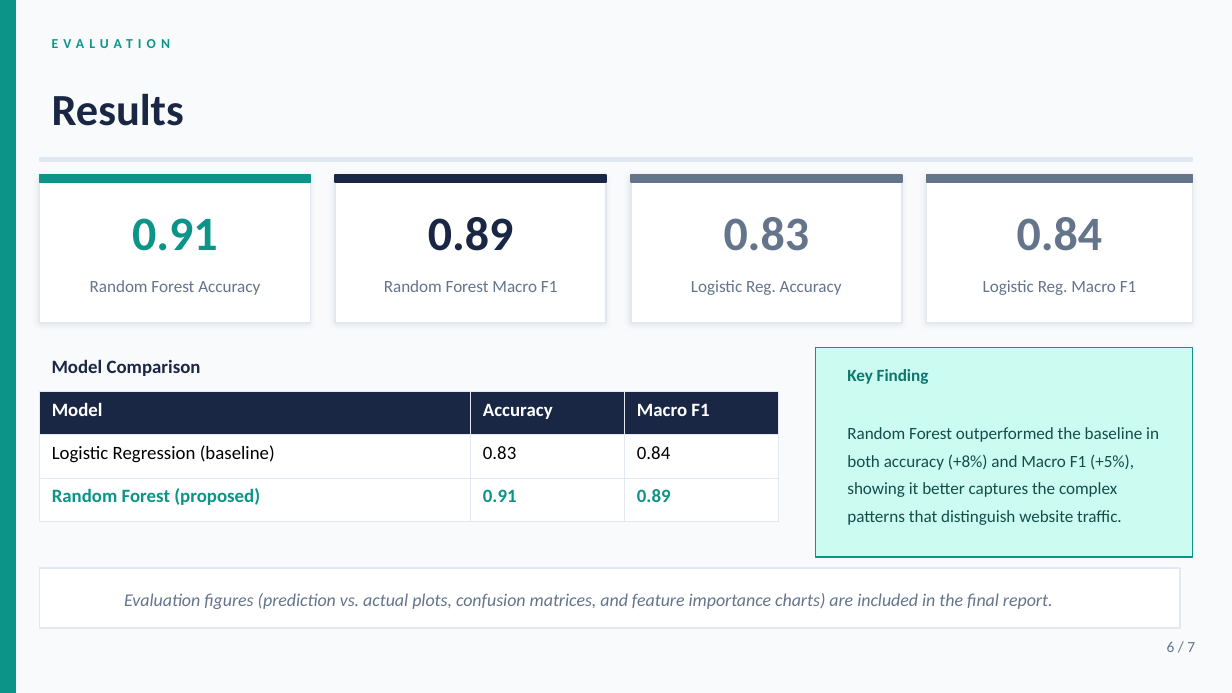
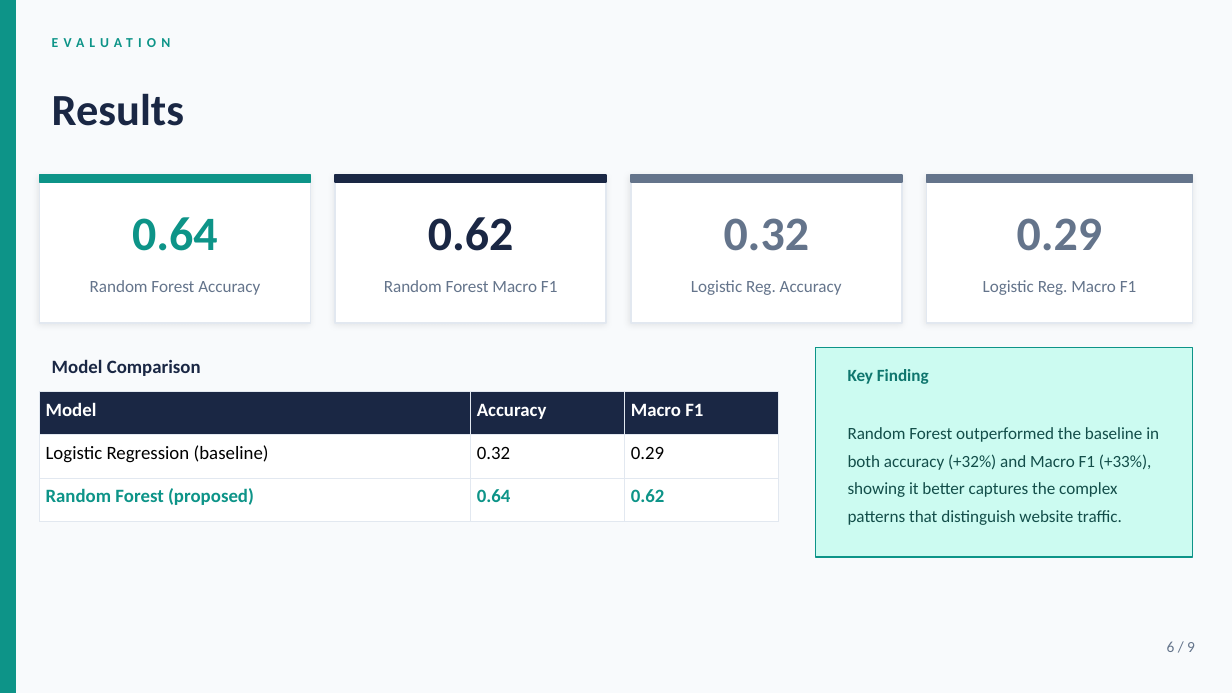
Before and after one commit to SaSc-5104/network-traffic-classification, a slide deck: slide 6 of slides/C400_Presentation.pptx. Drawn at 1232x693 pixels with LibreOffice and Linux fonts; fonts in the diff are those of the drawing. Boxes give left, top, right and bottom in pixels: in the first picture for what was removed or moved away, otherwise in the second. Text is boxed around its words. In the diff, an @@ line names an element or a change of style, - is before the commit and + after.

```diff
--- a/slides/C400_Presentation.pptx
+++ b/slides/C400_Presentation.pptx
@@ rectangle removed at bbox=[39, 158, 1193, 161] @@
@@ text at bbox=[132, 217, 217, 251]: text changed @@
-0.91
+0.64
@@ text at bbox=[428, 217, 513, 251]: text changed @@
-0.89
+0.62
@@ text at bbox=[724, 218, 809, 251]: text changed @@
-0.83
+0.32
@@ text at bbox=[1017, 218, 1102, 251]: text changed @@
-0.84
+0.29
@@ table at bbox=[39, 392, 779, 521] @@
-row 2, column 2: 0.83
+row 2, column 2: 0.32
-row 2, column 3: 0.84
+row 2, column 3: 0.29
-row 3, column 2: 0.91
+row 3, column 2: 0.64
-row 3, column 3: 0.89
+row 3, column 3: 0.62
@@ text at bbox=[848, 427, 1159, 525]: text changed @@
-Random Forest outperformed the baseline in both accuracy (+8%) and Macro F1 (+5%), showing it better captures the complex patterns that distinguish website traffic.
+Random Forest outperformed the baseline in both accuracy (+32%) and Macro F1 (+33%), showing it better captures the complex patterns that distinguish website traffic.
@@ rectangle removed at bbox=[39, 568, 1180, 628] @@
@@ text removed at bbox=[124, 593, 1053, 609] @@
-Evaluation figures (prediction vs. actual plots, confusion matrices, and feature importance charts) are included in the final report.
@@ text at bbox=[1167, 641, 1195, 652]: text changed @@
-6 / 7
+6 / 9
```
Also in this commit, not shown: 6 other slides changed, 2 slides added, 7 other files.
